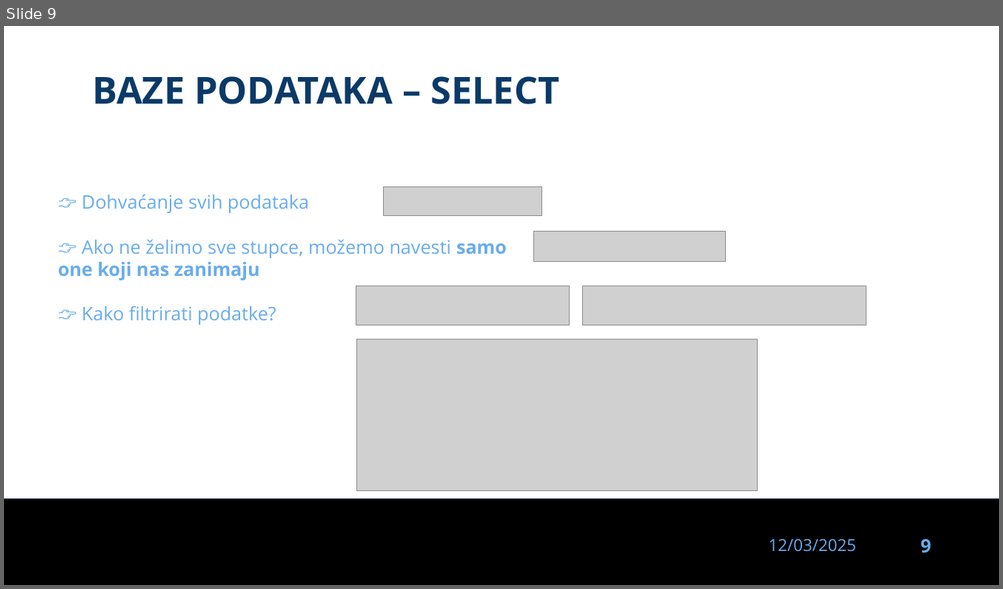
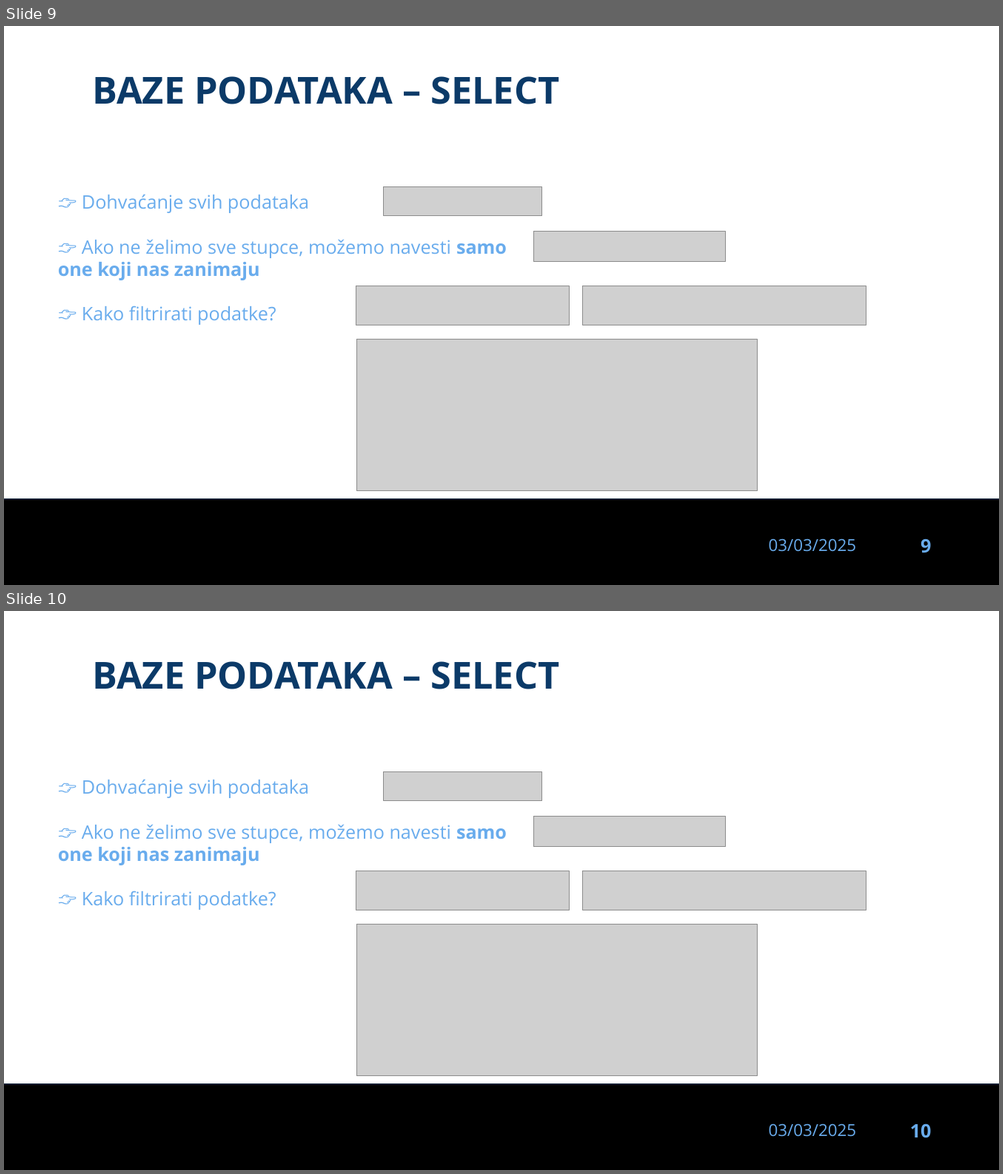
Before and after one commit to dinoDuvnjak/CTK, a slide deck: Bootcamp/DB-uvod/DB-uvod.pptx. Shown one above the other, each under a label of ours: slide 9 before the commit, slides 9 and 10 after it. The pictures are 1003x589 and 1003x1174 pixels, drawn with LibreOffice and Linux fonts; fonts in the diff are those of the drawing; grey boxes stand for pictures; background and template pictures are left out. Boxes give left, top, right and bottom in pixels: in the first picture for what was removed or moved away, otherwise in the second. Text is boxed around its words. In the diff, an @@ line names an element or a change of style, - is before the commit and + after.

```diff
--- a/Bootcamp/DB-uvod/DB-uvod.pptx
+++ b/Bootcamp/DB-uvod/DB-uvod.pptx
@@ slide 10 added at box(4, 611, 999, 1170), background #FFFFFF; not listed: 3 template elements that a slide beside it also shows @@
@@ text added at box(92, 661, 559, 689), 36 pt, text #0B3A68, bold @@
+BAZE PODATAKA – SELECT
@@ text added at box(58, 779, 506, 910), 18 pt, text #69ACED @@
+👉 Dohvaćanje svih podataka
+👉 Ako ne želimo sve stupce, možemo navesti samo one koji nas zanimaju
+👉 Kako filtrirati podatke?
@@ picture added at box(383, 772, 541, 801) @@
@@ picture added at box(534, 817, 726, 848) @@
@@ picture added at box(356, 871, 569, 910) @@
@@ picture added at box(583, 871, 867, 910) @@
@@ picture added at box(357, 924, 757, 1076) @@
@@ slide 9 changed as well @@
@@ text at box(768, 539, 856, 552): text changed @@
-12/03/2025
+03/03/2025
```
Also in this commit, not shown: 30 other slides changed.
